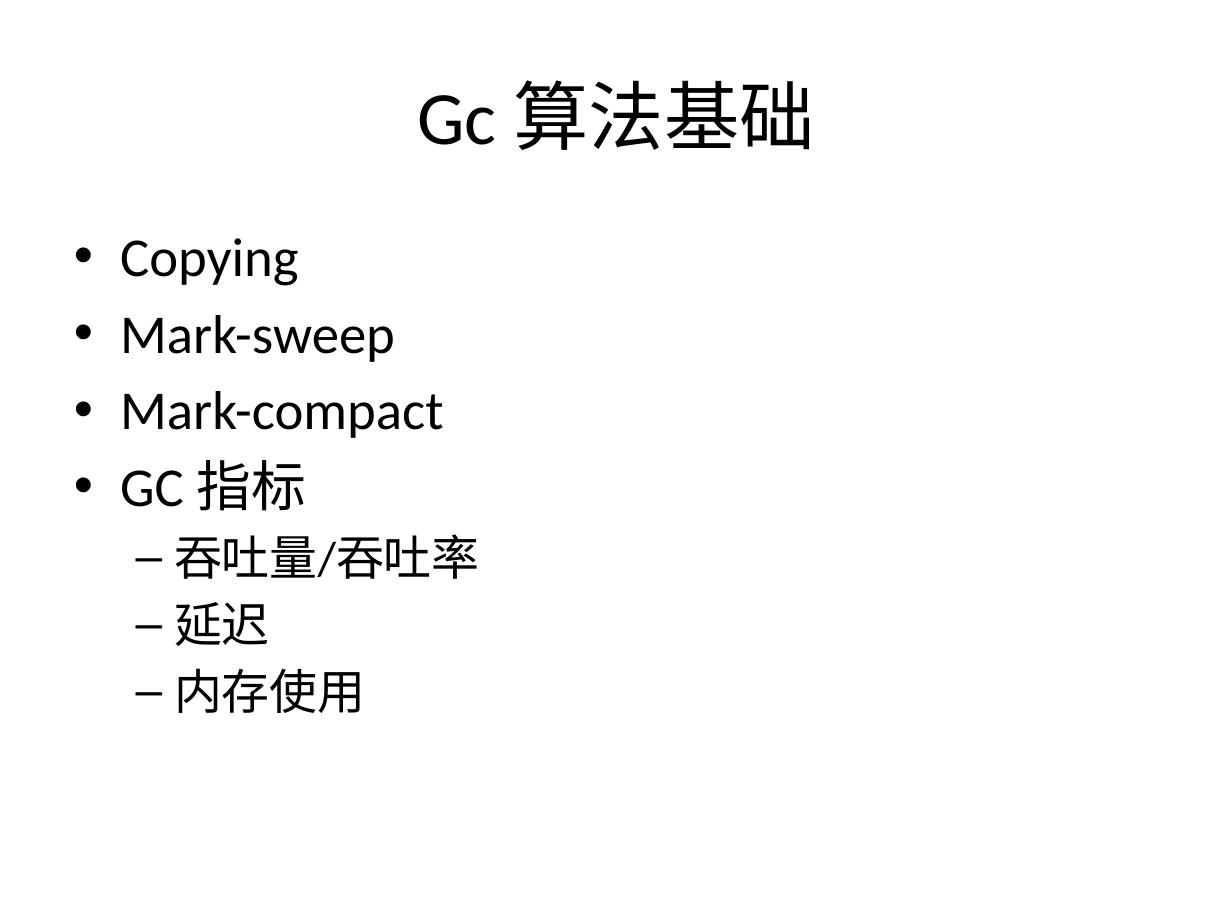
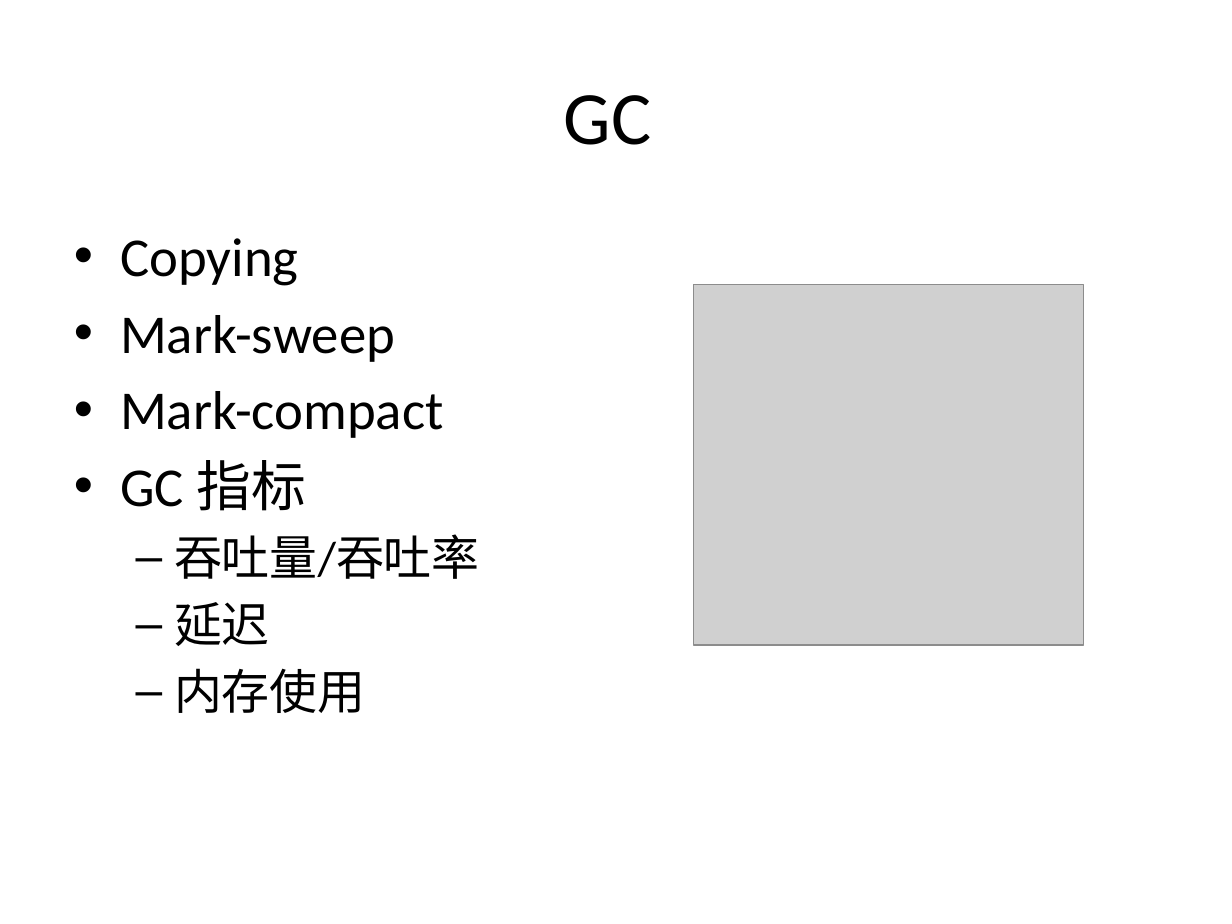
Before and after one commit to cyberdak/javaperformance, a slide deck: slide 15 of Java 性能优化.pptx (slide 14 before the commit). Drawn at 1232x924 pixels with LibreOffice and Linux fonts; fonts in the diff are those of the drawing; grey boxes stand for pictures. Boxes give left, top, right and bottom in pixels: in the first picture for what was removed or moved away, otherwise in the second. Text is boxed around its words. In the diff, an @@ line names an element or a change of style, - is before the commit and + after.

```diff
--- a/Java 性能优化.pptx
+++ b/Java 性能优化.pptx
@@ title at box(564, 95, 652, 145): text changed @@
-Gc 算法基础
+GC
@@ picture added at box(694, 285, 1084, 644) @@
```
Also in this commit, not shown: 5 other slides changed, 3 slides added, 1 slide removed, 2 other files.
